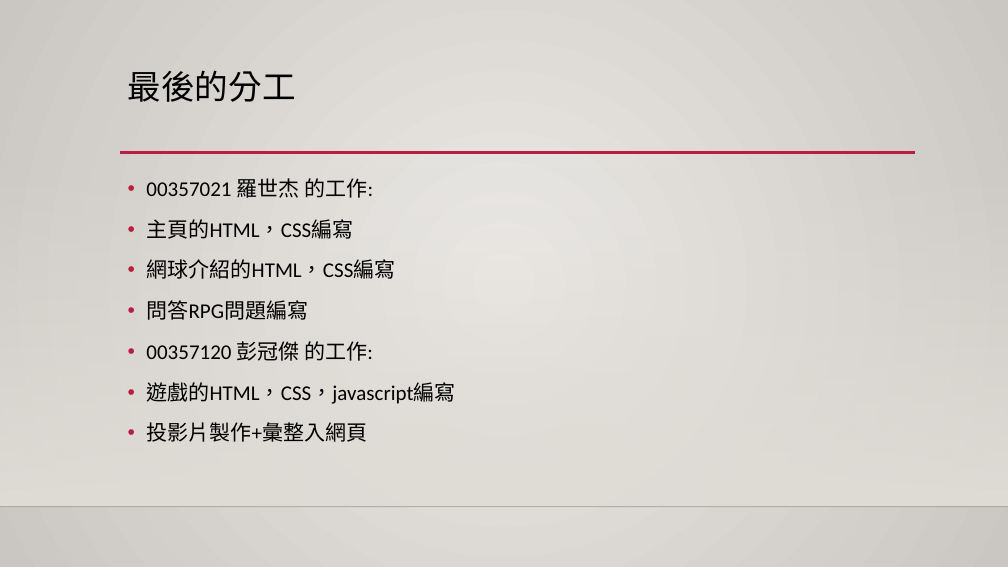
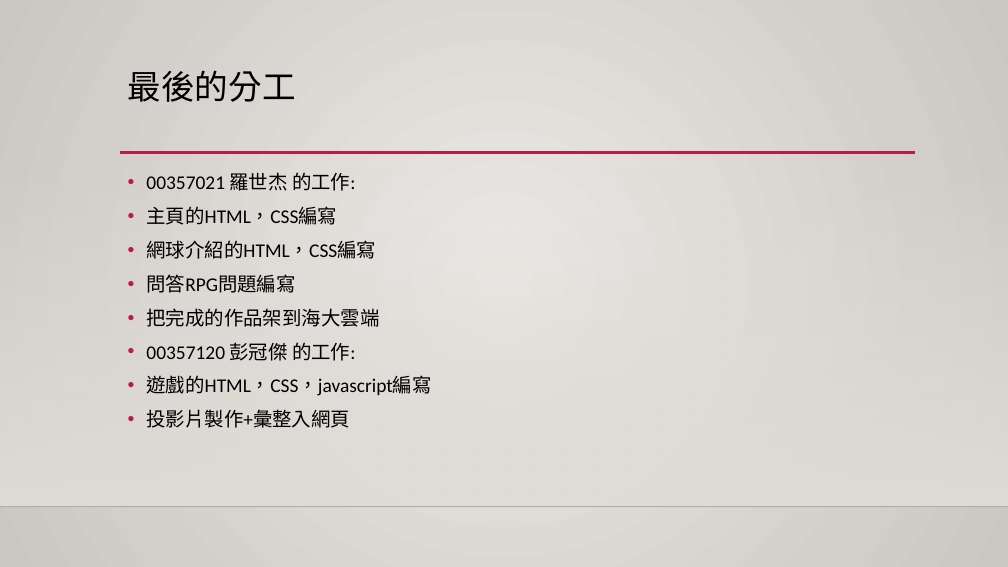
Before and after one commit to iamjoey123/Tennis_Question_Rpg, a slide deck: slide 7 of ppt.pptx. Drawn at 1008x567 pixels with LibreOffice and Linux fonts; fonts in the diff are those of the drawing; background and template pictures are left out. Boxes give left, top, right and bottom in pixels: in the first picture for what was removed or moved away, otherwise in the second. Text is boxed around its words. In the diff, an @@ line names an element or a change of style, - is before the commit and + after.

```diff
--- a/ppt.pptx
+++ b/ppt.pptx
@@ text at [146,172,431,428]: size 20 to 18.5 pt in "00357021 羅世杰 的工作:", "主頁的HTML，CSS編寫", "網球介紹的HTML，CSS編寫", "問答RPG問題編寫" and 3 more places; line spacing 1.2 to 1 @@
@@ text at [146,308,379,327]: paragraph added @@
+• 把完成的作品架到海大雲端
```
Also in this commit, not shown: 9 other files.
